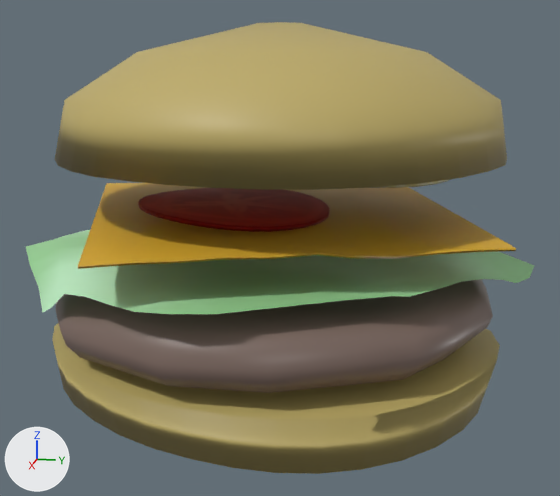
A saved change to the glTF model models/burger.gltf.
Camera for both pictures: a 50 mm camera at (3.43, 0.79, 1.65) aimed at (0.01, 0.1, 0.79). Arrows for +X, +Y and +Z are at lower left; the lights stay in place. Where no turn or scale is listed for an object, it has been applied to the vertices. Vertices at the same position are counted once.
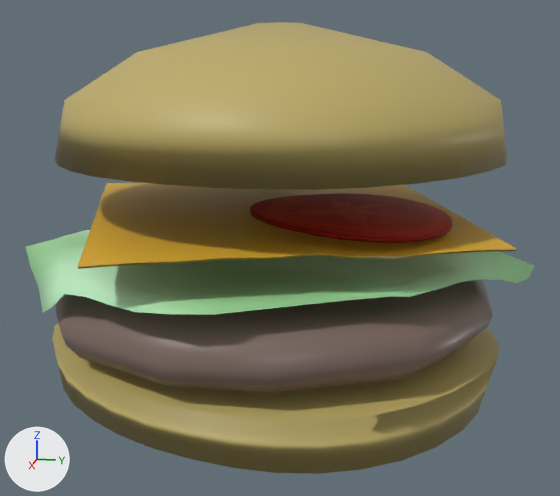
The newer file is also turned or shifted as a whole; pictures and numbers use the older file's frame.

Location of each change, [x1, y1, x2, y2] in pixels of the pictures (560 x 496 px):
'Plane.003', reshaped
    before: [26, 230, 534, 314]
    after: [26, 230, 534, 315]
'Cylinder.013', moved
    before: [138, 188, 330, 232]
    after: [250, 193, 452, 243]
'Cylinder.012', moved (not visible afterwards)
    before: [371, 179, 451, 188]
part 1 of me_plane_005, added
    after: [43, 279, 526, 315]

Patch to the scene script:
```diff
--- a/models/burger.gltf.py
+++ b/models/burger.gltf.py
@@ me_plane_005 @@
 # used by ob_plane_003; location = (-0.058, 0.051, 0.9)
-me_plane_005.from_pydata(...)  # 169 vertices, 288 faces; spans x -0.82..1.06, y -1.26..1.2, z -0.3..-0.09
+me_plane_005.from_pydata(...)  # 338 vertices, 672 faces; spans x -0.82..1.06, y -1.26..1.2, z -0.3..-0.09
+# me_plane_005 part 1
+# 169 vertices are added at x -0.82..1.06, y -1.25..1.2, z -0.3..-0.09
+# 384 new faces join them
 me_plane_005.materials.append(mat_defaultmaterial_003)
@@ ob_cylinder_012 @@
 ob_cylinder_012 = bpy.data.objects.new('Cylinder.012', me_cylinder_012)
-ob_cylinder_012.location = (-0.231, 0.347, 1.139)
+ob_cylinder_012.location = (-0.335, 0.0, 1.139)
@@ ob_cylinder_013 @@
 ob_cylinder_013 = bpy.data.objects.new('Cylinder.013', me_cylinder_013)
-ob_cylinder_013.location = (0.172, -0.07, 1.006)
+ob_cylinder_013.location = (0.265, 0.449, 1.006)
```
